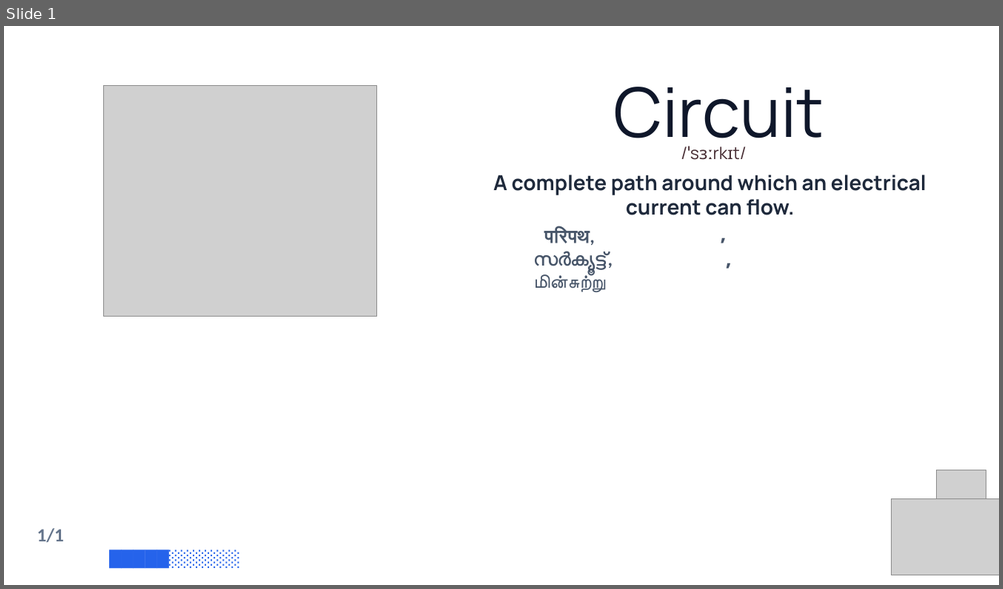
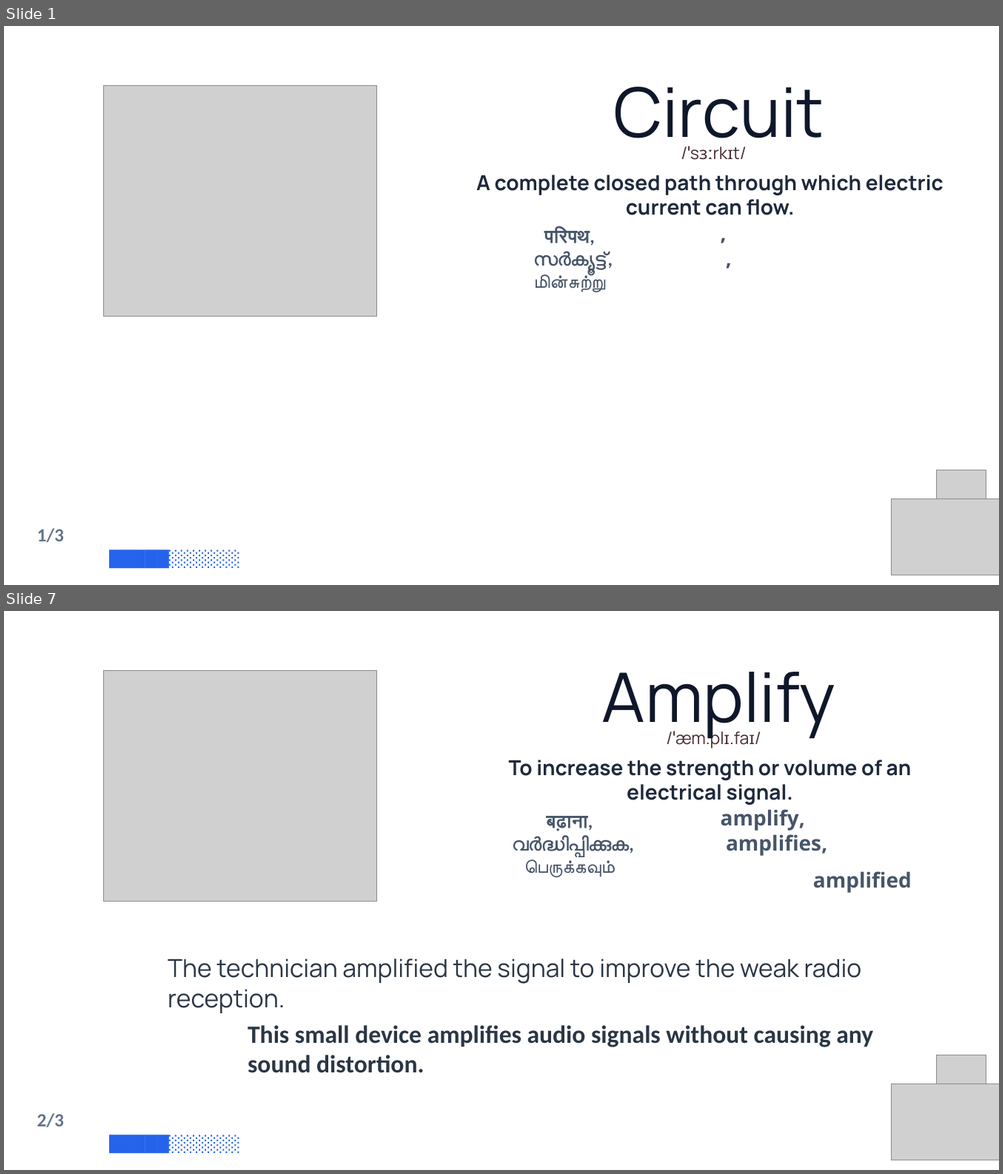
Before and after one commit to PrinceNR/AIVideoAutomation, a slide deck: output/test_builder.pptx. Shown one above the other, each under a label of ours: slide 1 before the commit, slides 1 and 7 after it; the slides between them are not shown. The pictures are 1003x589 and 1003x1174 pixels, drawn with LibreOffice and Linux fonts; fonts in the diff are those of the drawing; grey boxes stand for pictures; background and template pictures are left out. Boxes give left, top, right and bottom in pixels: in the first picture for what was removed or moved away, otherwise in the second. Text is boxed around its words. In the diff, an @@ line names an element or a change of style, - is before the commit and + after.

```diff
--- a/output/test_builder.pptx
+++ b/output/test_builder.pptx
@@ slide 7 added at [4,611,999,1170], background picture (left out) @@
@@ picture added at [104,671,377,901] @@
@@ text added at [602,672,836,740], 66 pt, text #0F172A @@
+Amplify
@@ text added at [598,727,829,749], 16.5 pt, text #472D33 @@
+/ˈæm.plɪ.faɪ/
@@ text added at [509,760,911,805], 20 pt, text #1E293B, bold @@
+To increase the strength or volume of an electrical signal.
@@ text added at [720,809,911,893], 20 pt, text #475569, bold @@
+amplify,
+amplifies,
+amplified
@@ text added at [512,816,634,878], 18 pt, text #475569, bold @@
+बढ़ाना,
+വർദ്ധിപ്പിക്കുക,
+பெருக்கவும்
@@ text added at [168,959,862,984], 24 pt, text #2A3644 @@
+The technician amplified the signal to improve the weak radio reception.
@@ text added at [247,1025,873,1073], 24 pt, text #2A3644, bold @@
+This small device amplifies audio signals without causing any sound distortion.
@@ picture added at [936,1056,986,1094] @@
@@ picture added at [891,1085,999,1161] @@
@@ text added at [37,1113,64,1128], 18 pt, text #64748B, bold @@
+2/3
@@ text added at [24,1135,326,1153], 15 pt, text #2563EB @@
+█████░░░░░░
@@ slide 1 changed as well @@
@@ text at [476,175,943,215]: text changed @@
-A complete path around which an electrical current can flow.
+A complete closed path through which electric current can flow.
@@ text at [37,528,64,543]: text changed @@
-1/1
+1/3
```
Also in this commit, not shown: 10 other slides added, 3 slides removed, 29 other files.
